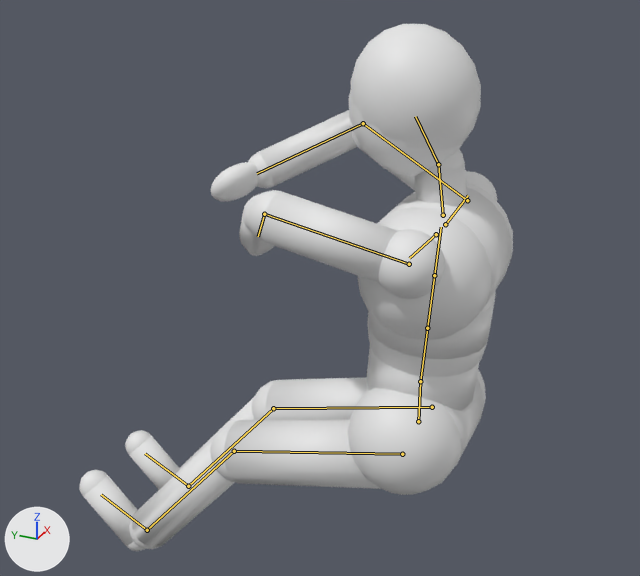
Renders of the glTF model previs/rig/mannequin.glb from each side of a commit.
One viewpoint serves both versions: a camera (50 mm lens) standing at (-1.577, -0.555, 1.394) and looking at (0.076, 0.188, 0.567). Every picture has the same lights, and +X, +Y and +Z are marked at lower left. The first picture is the older version. Both versions are drawn at frame 1 of the action 'magcheck'; the numbers are the values there. The bones that change, and the others that lie on the model, are drawn over the model as lines.

The first picture shows 'MannequinMesh'.
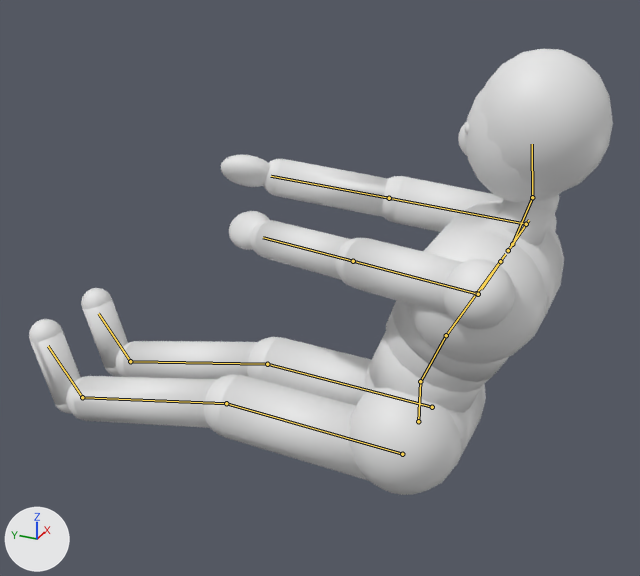
Changed parts and their boxes [x1, y1, x2, y2] in the pictures (640 x 576 px):
'MannequinMesh', posed (34% wider, 15% shorter): before [79, 24, 513, 551]; after [29, 49, 613, 495]
bone 'LeftUpLeg', root to tip: before (402, 454) to (234, 451); after (402, 454) to (226, 403)
bone 'LeftLeg', root to tip: before (234, 451) to (147, 530); after (226, 403) to (82, 397)
bone 'LeftFoot', root to tip: before (147, 530) to (101, 494); after (82, 397) to (48, 346)
bone 'RightUpLeg', root to tip: before (432, 407) to (273, 408); after (432, 407) to (267, 364)
bone 'RightLeg', root to tip: before (273, 408) to (188, 486); after (267, 364) to (130, 361)
bone 'RightFoot', root to tip: before (188, 486) to (145, 453); after (130, 361) to (98, 313)
bone 'Spine', root to tip: before (420, 381) to (427, 328); after (420, 381) to (446, 335)
bone 'Spine1', root to tip: before (427, 328) to (434, 275); after (446, 335) to (476, 293)
bone 'LeftArm', root to tip: before (409, 264) to (264, 214); after (478, 294) to (353, 261)
bone 'LeftForeArm', root to tip: before (264, 214) to (258, 236); after (353, 261) to (263, 237)
bone 'RightArm', root to tip: before (467, 200) to (363, 123); after (526, 224) to (389, 198)
bone 'RightForeArm', root to tip: before (363, 123) to (257, 173); after (389, 198) to (271, 176)

What the commit changed:
Bone 'LeftUpLeg' (bone_leftupleg) turns from (75, 0, 0) to (92, 0, 0) degrees about its own x, y and z.
Bone 'LeftLeg' (bone_leftleg) turns from (-35, 0, 0) to (-14, 0, 0) degrees about its own x, y and z.
Bone 'LeftFoot' (bone_leftfoot) turns from (10, 0, 0) to (0, 0, 0) degrees about its own x, y and z.
Bone 'RightUpLeg' (bone_rightupleg) turns from (75, 0, 0) to (92, 0, 0) degrees about its own x, y and z.
Bone 'RightLeg' (bone_rightleg) turns from (-35, 0, 0) to (-14, 0, 0) degrees about its own x, y and z.
Bone 'RightFoot' (bone_rightfoot) turns from (10, 0, 0) to (0, 0, 0) degrees about its own x, y and z.
Bone 'Spine' (bone_spine) turns from (4, 0, 0) to (22, 0, 0) degrees about its own x, y and z.
Bone 'Spine1' (bone_spine1) turns from (0, 0, 0) to (6, 0, 0) degrees about its own x, y and z.
Bone 'LeftArm' (bone_leftarm) turns from (97, 0, 30) to (77, 38, 29) degrees about its own x, y and z.
Bone 'LeftForeArm' (bone_leftforearm) turns from (-2, -1, -67) to (0, 0, 2) degrees about its own x, y and z.
Bone 'RightArm' (bone_rightarm) turns from (107, 16, -29) to (85, -26, -36) degrees about its own x, y and z.
Bone 'RightForeArm' (bone_rightforearm) turns from (-2, 1, 67) to (0, 0, -2) degrees about its own x, y and z.
